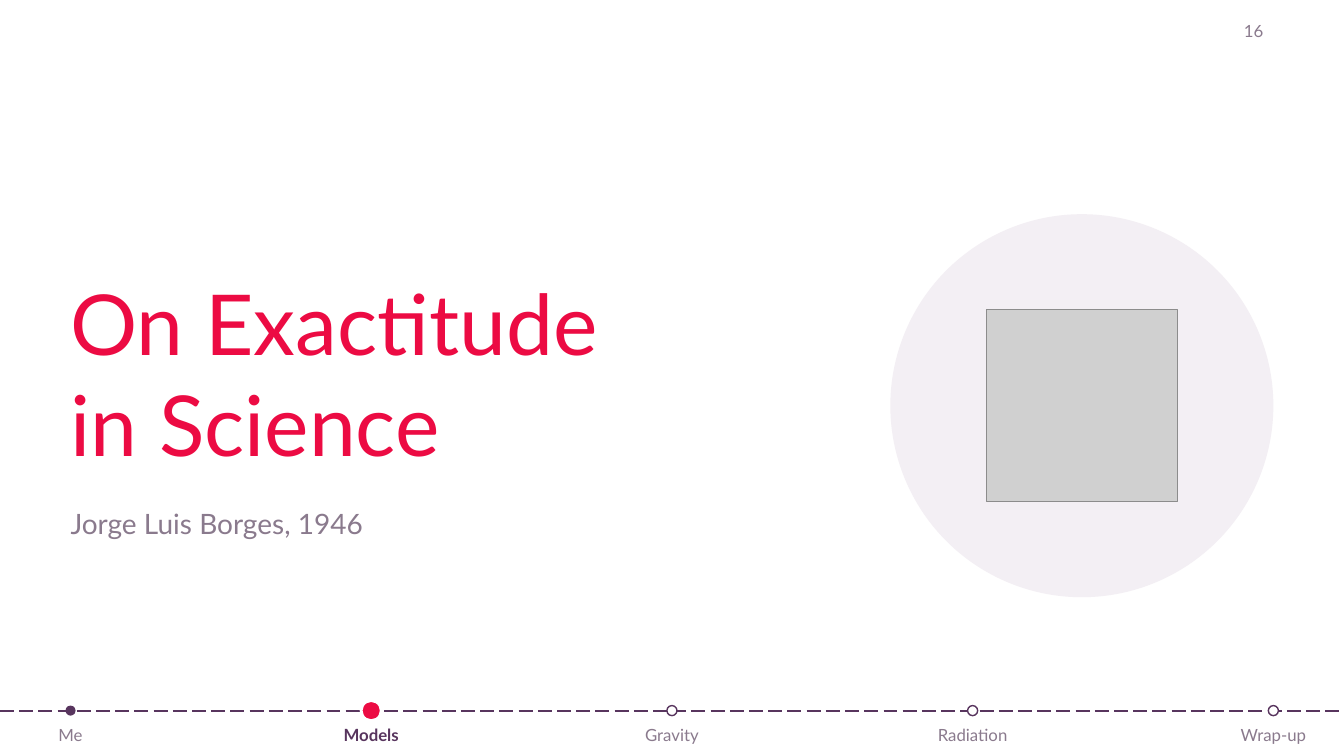
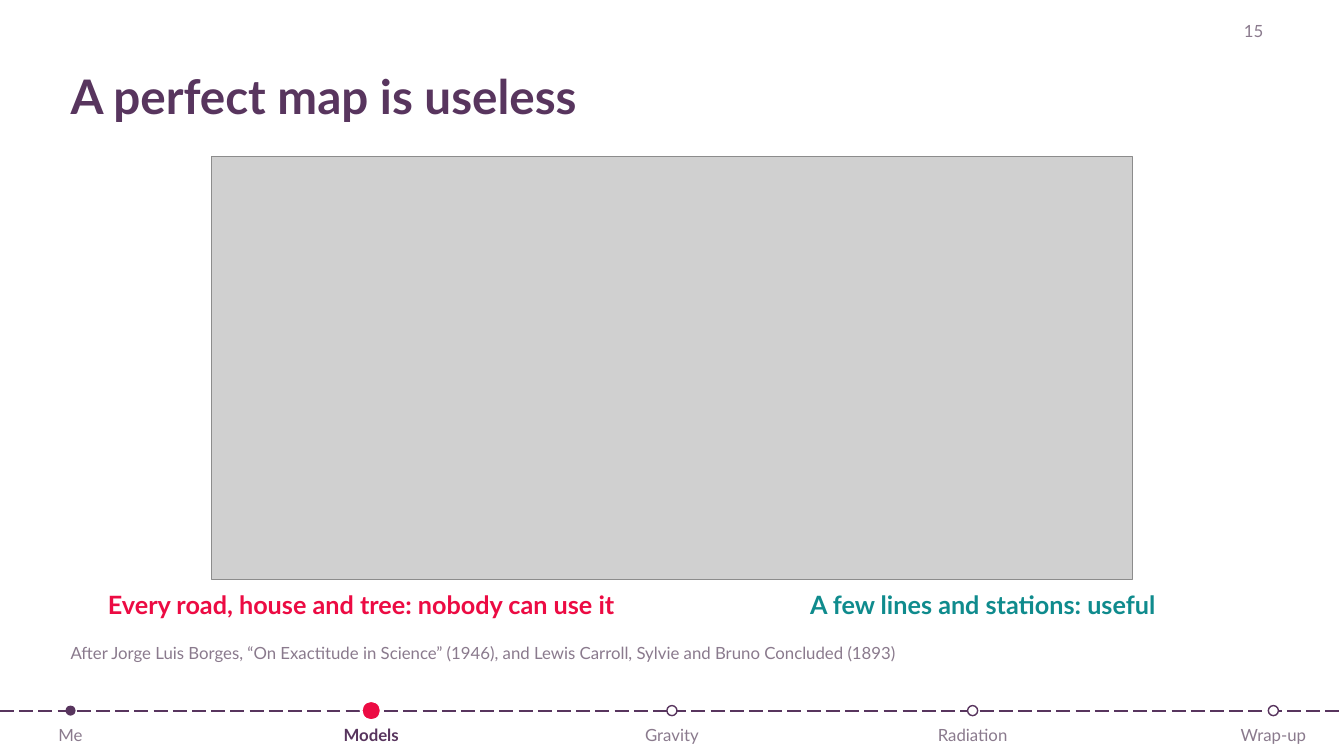
Before and after one commit to lalessan/mobility-models, a slide deck: slide 15 of slides/lecture_mobility_models.pptx (slide 16 before the commit). Drawn at 1344x756 pixels with LibreOffice and Linux fonts; fonts in the diff are those of the drawing; grey boxes stand for pictures. Boxes give left, top, right and bottom in pixels: in the first picture for what was removed or moved away, otherwise in the second. Text is boxed around its words. In the diff, an @@ line names an element or a change of style, - is before the commit and + after.

```diff
--- a/slides/lecture_mobility_models.pptx
+++ b/slides/lecture_mobility_models.pptx
@@ page number at bbox=[1244, 25, 1263, 37]: text changed @@
-16
+15
@@ text added at bbox=[71, 78, 576, 122], 34 pt, text #58355E, bold @@
+A perfect map is useless
@@ picture added at bbox=[212, 156, 1132, 580] @@
@@ ellipse removed at bbox=[890, 214, 1273, 597] @@
@@ text removed at bbox=[71, 293, 597, 539] @@
-On Exactitude
-in Science
-Jorge Luis Borges, 1946
@@ picture removed at bbox=[986, 311, 1178, 502] @@
@@ text added at bbox=[108, 595, 615, 619], 18 pt, text #EC0B43, bold @@
+Every road, house and tree: nobody can use it
@@ text added at bbox=[810, 595, 1155, 615], 18 pt, text #0F8B8D, bold @@
+A few lines and stations: useful
@@ text added at bbox=[71, 646, 896, 662], 12 pt, text #8A7A8D @@
+After Jorge Luis Borges, “On Exactitude in Science” (1946), and Lewis Carroll, Sylvie and Bruno Concluded (1893)
```
Also in this commit, not shown: 2 other slides changed, 1 slide added, 2 slides removed, 4 other files.
